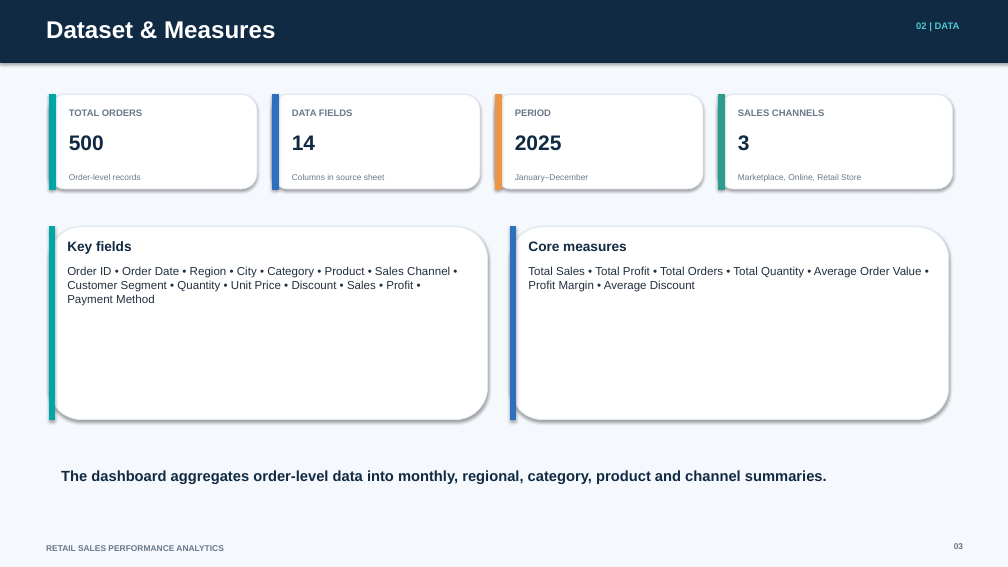
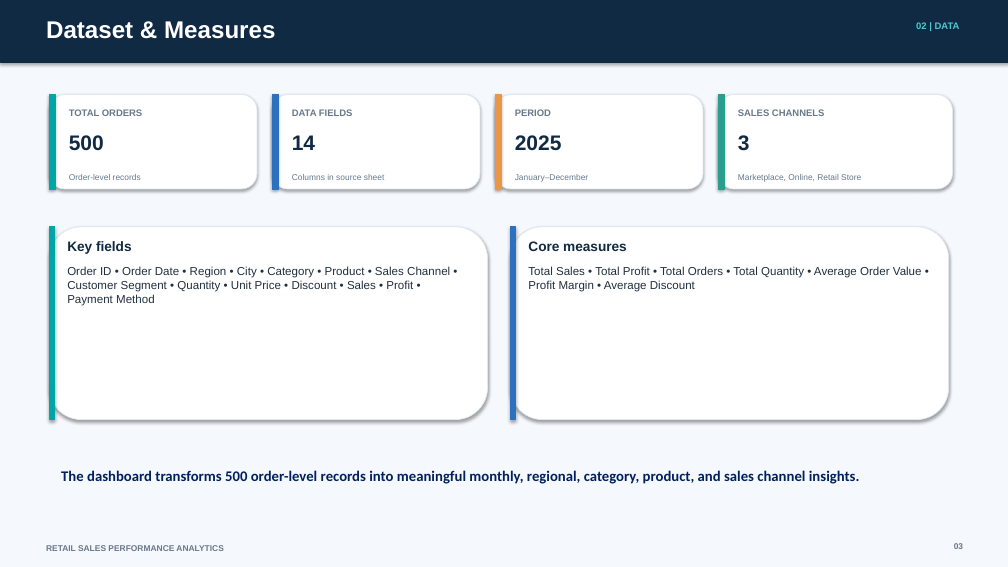
Before and after one commit to ReyanReza3126/-Retail-Sales-Performance-Analytics, a slide deck: slide 3 of Retail_Sales_Performance_Analytics.pptx. Drawn at 1008x567 pixels with LibreOffice and Linux fonts; fonts in the diff are those of the drawing. Boxes give left, top, right and bottom in pixels: in the first picture for what was removed or moved away, otherwise in the second. Text is boxed around its words. In the diff, an @@ line names an element or a change of style, - is before the commit and + after.

```diff
--- a/Retail_Sales_Performance_Analytics.pptx
+++ b/Retail_Sales_Performance_Analytics.pptx
@@ text at bbox=[61, 470, 860, 484]: text changed; font Arial to Calibri; text colour #102A43 to #002060 @@
-The dashboard aggregates order-level data into monthly, regional, category, product and channel summaries.
+The dashboard transforms 500 order-level records into meaningful monthly, regional, category, product, and sales channel insights.
```
Also in this commit, not shown: 5 other slides changed.
